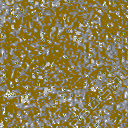
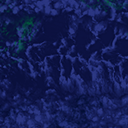
Comparing the layer stacks of the two 128 × 128 images. Changes:
added layer "Layer 2" above "Gradient Map 1" over [0,0,128,128]
